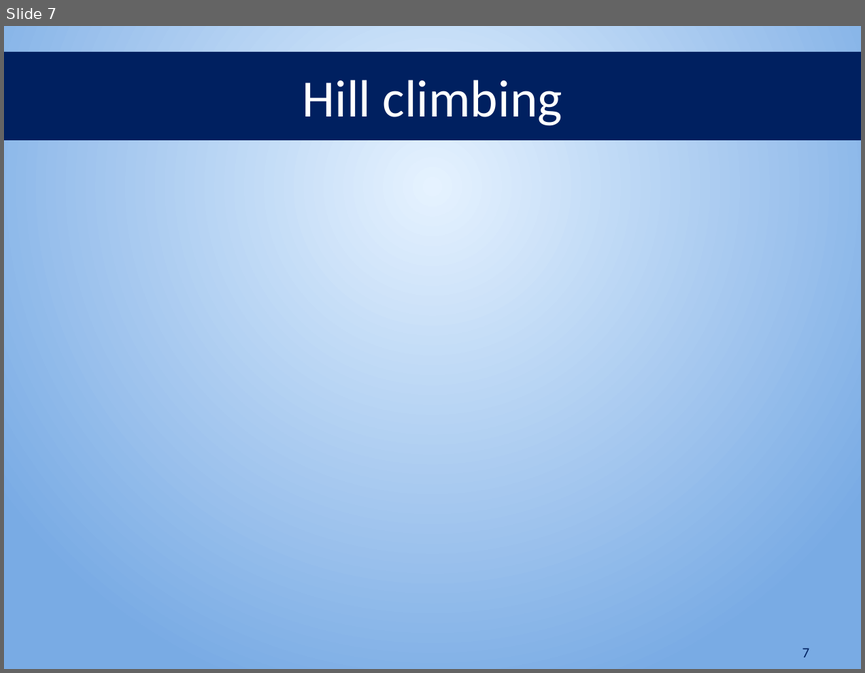
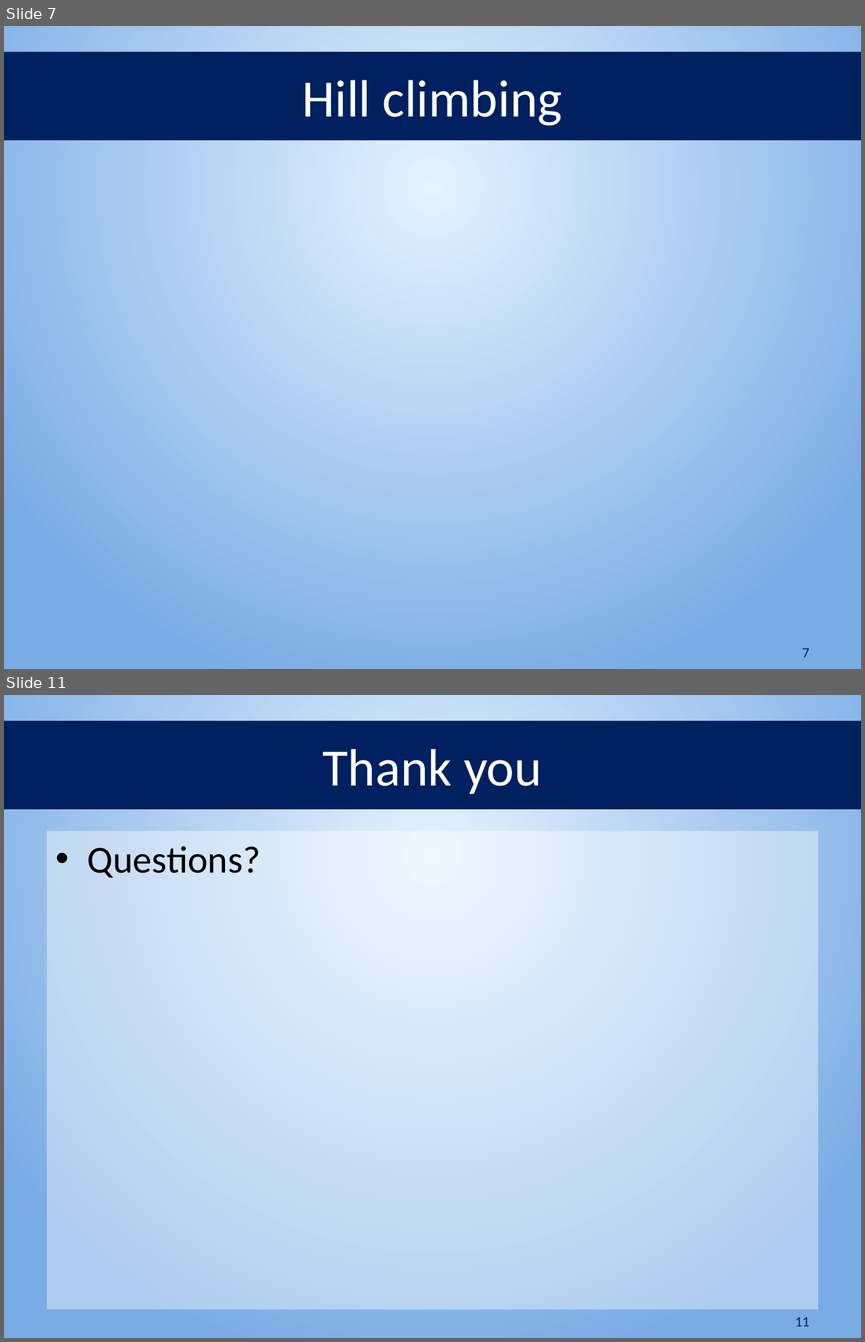
Before and after one commit to haitham/preach_prob, a slide deck: preach_prob.pptx. Shown one above the other, each under a label of ours: slide 7 before the commit, slides 7 and 11 after it; the slides between them are not shown. The pictures are 865x673 and 865x1342 pixels, drawn with LibreOffice and Linux fonts; fonts in the diff are those of the drawing; grey boxes stand for pictures. Boxes give left, top, right and bottom in pixels: in the first picture for what was removed or moved away, otherwise in the second. Text is boxed around its words. In the diff, an @@ line names an element or a change of style, - is before the commit and + after.

```diff
--- a/preach_prob.pptx
+++ b/preach_prob.pptx
@@ slide 11 added at [4,695,861,1338], background gradient #E5F2FF to #79ABE4 @@
@@ title added at [4,721,861,809], fill #002060, 44 pt, text #FFFFFF @@
+Thank you
@@ text added at [47,830,818,1308], fill #FFFFFF at 40% opacity, 32 pt, text #000000 @@
+• Questions?
@@ page number added at [795,1317,809,1326], 12 pt, text #002060 @@
+11
```
Also in this commit, not shown: 3 other slides added, 8 other files.
